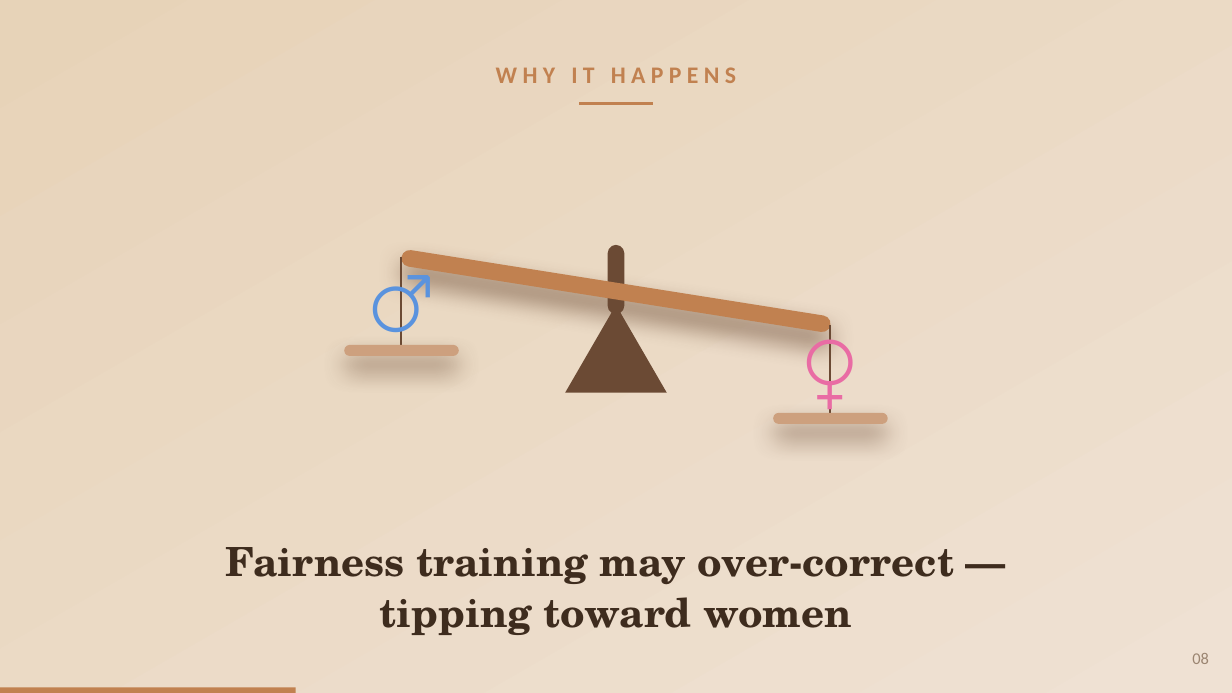
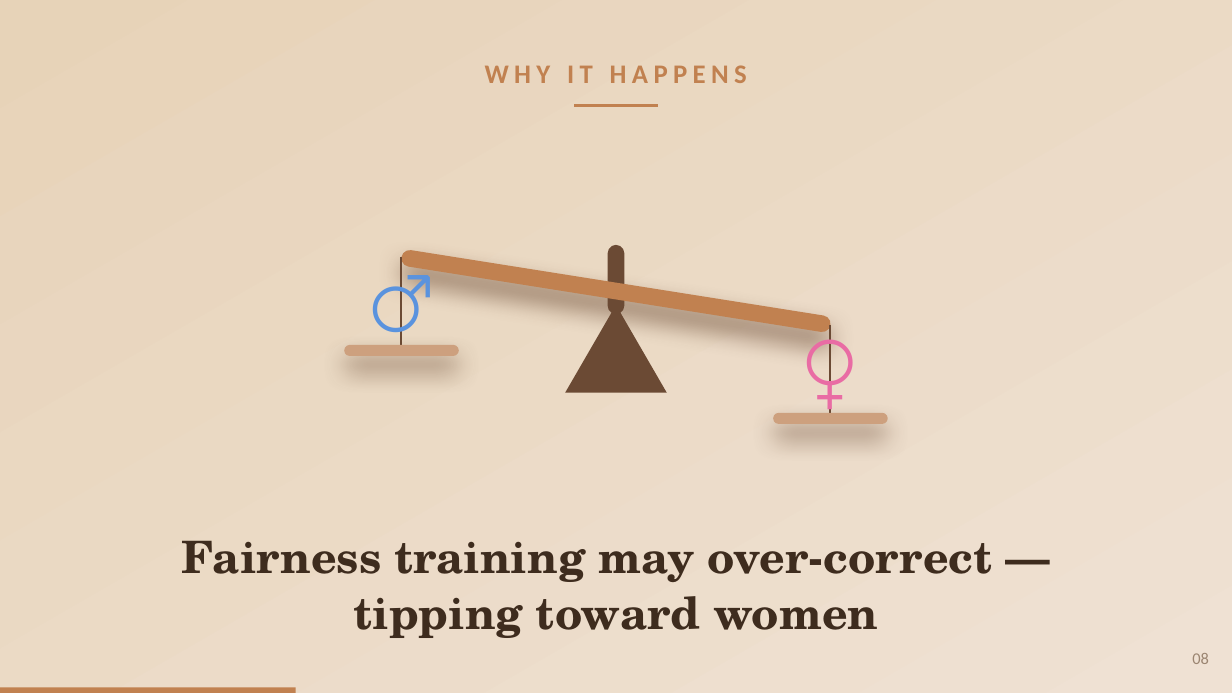
Before and after one commit to pwagle16/visual_communication, a slide deck: slide 8 of presentation/gender_bias_llm_hiring.pptx. Drawn at 1232x693 pixels with LibreOffice and Linux fonts; fonts in the diff are those of the drawing. Boxes give left, top, right and bottom in pixels: in the first picture for what was removed or moved away, otherwise in the second. Text is boxed around its words. In the diff, an @@ line names an element or a change of style, - is before the commit and + after.

```diff
--- a/presentation/gender_bias_llm_hiring.pptx
+++ b/presentation/gender_bias_llm_hiring.pptx
@@ text "WHY IT HAPPENS" at [485, 65, 747, 83]: size 18.6 to 20.9 pt @@
@@ elbow line moved from (579, 104) - (653, 104) to (575, 105) - (658, 105) @@
@@ elbow line (575, 105) - (658, 105): stroke #C18150 2.4 pt to #C18150 2.6 pt @@
@@ text "Fairness training may over-correct —" at [182, 540, 992, 638]: size 31.3 to 34.8 pt @@
```
Also in this commit, not shown: 9 other slides changed.
